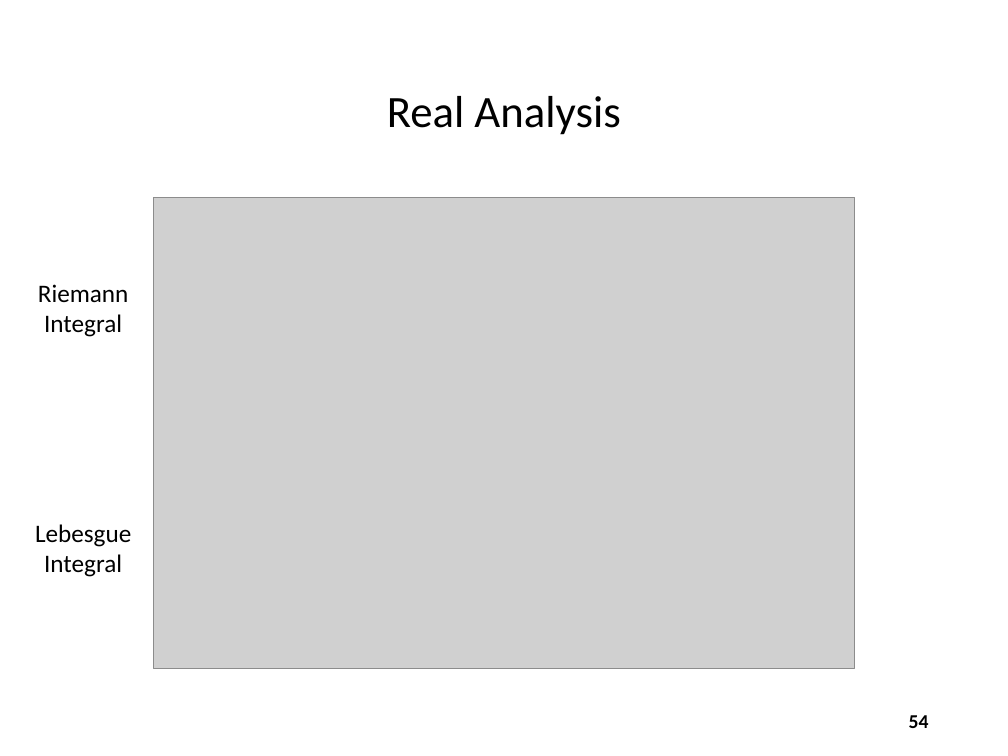
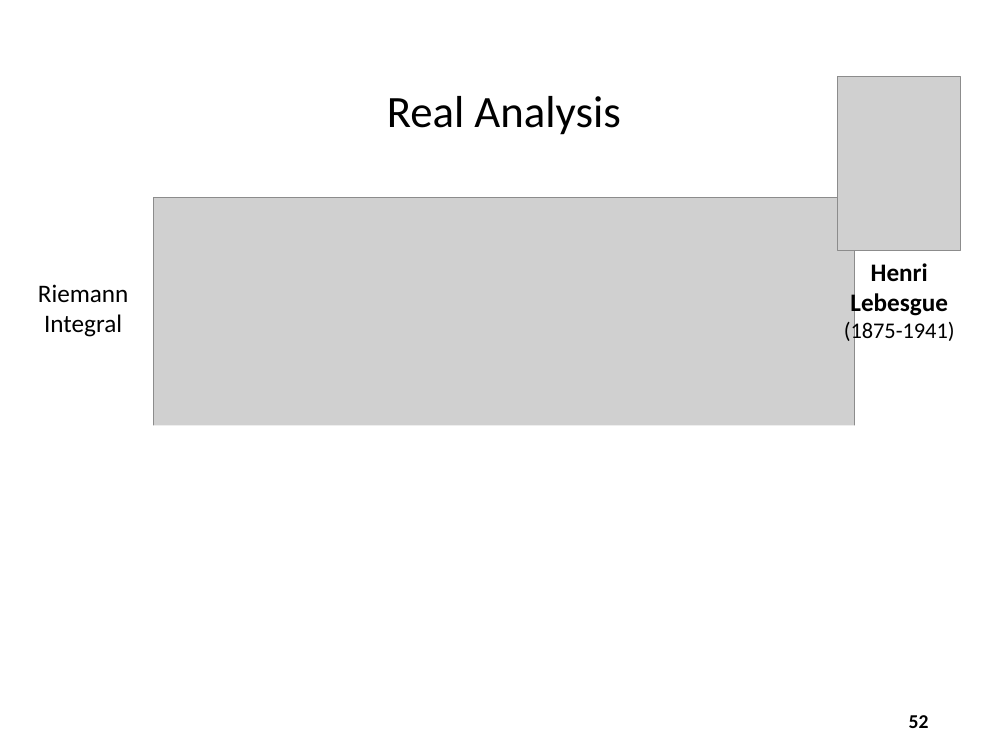
Before and after one commit to noahchampagne/QIS101, a slide deck: slide 52 of slides/Session 10 - Numerical Analysis/Session 10 - Numerical Analysis.pptx (slide 54 before the commit). Drawn at 1008x756 pixels with LibreOffice and Linux fonts; fonts in the diff are those of the drawing; grey boxes stand for pictures. Boxes give left, top, right and bottom in pixels: in the first picture for what was removed or moved away, otherwise in the second. Text is boxed around its words. In the diff, an @@ line names an element or a change of style, - is before the commit and + after.

```diff
--- a/slides/Session 10 - Numerical Analysis/Session 10 - Numerical Analysis.pptx
+++ b/slides/Session 10 - Numerical Analysis/Session 10 - Numerical Analysis.pptx
@@ picture added at <box>838,77,961,250</box> @@
@@ text added at <box>844,263,955,345</box>, 18 pt, text #000000, bold @@
+Henri Lebesgue
+(1875-1941)
@@ rectangle added at <box>24,425,865,701</box>, fill #FFFFFF @@
@@ text removed at <box>35,524,131,577</box> @@
-Lebesgue Integral
@@ page number at <box>909,715,929,728</box>: text changed @@
-54
+52
```
Also in this commit, not shown: 11 other slides changed, 2 slides removed.
